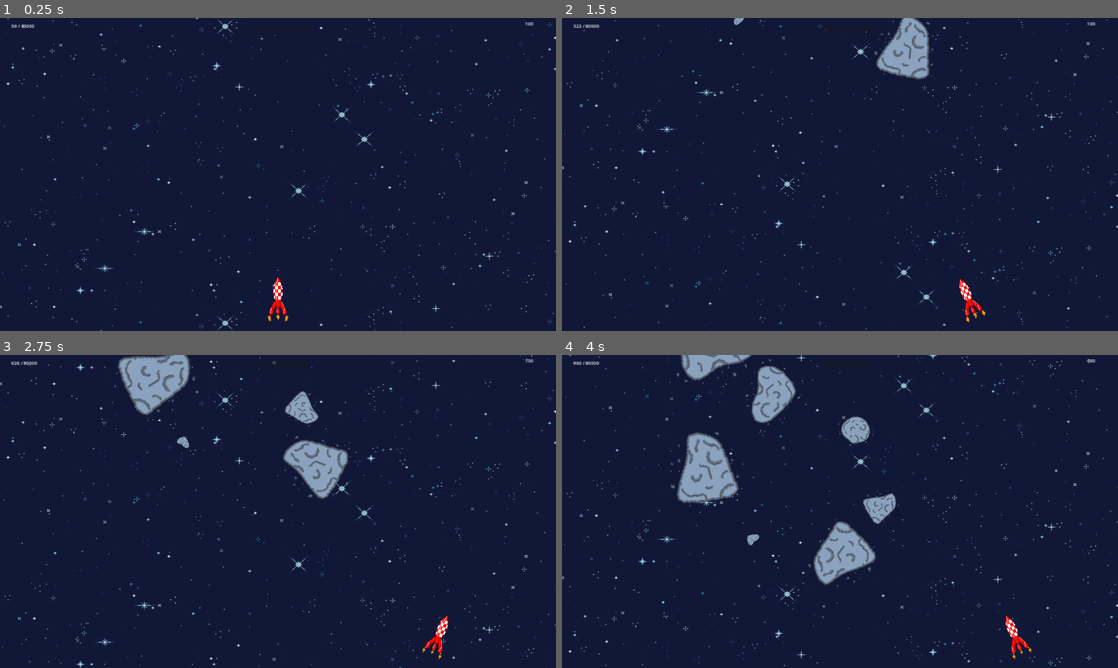
Above: before the commit, frames 1-4 (two rows, left to right).
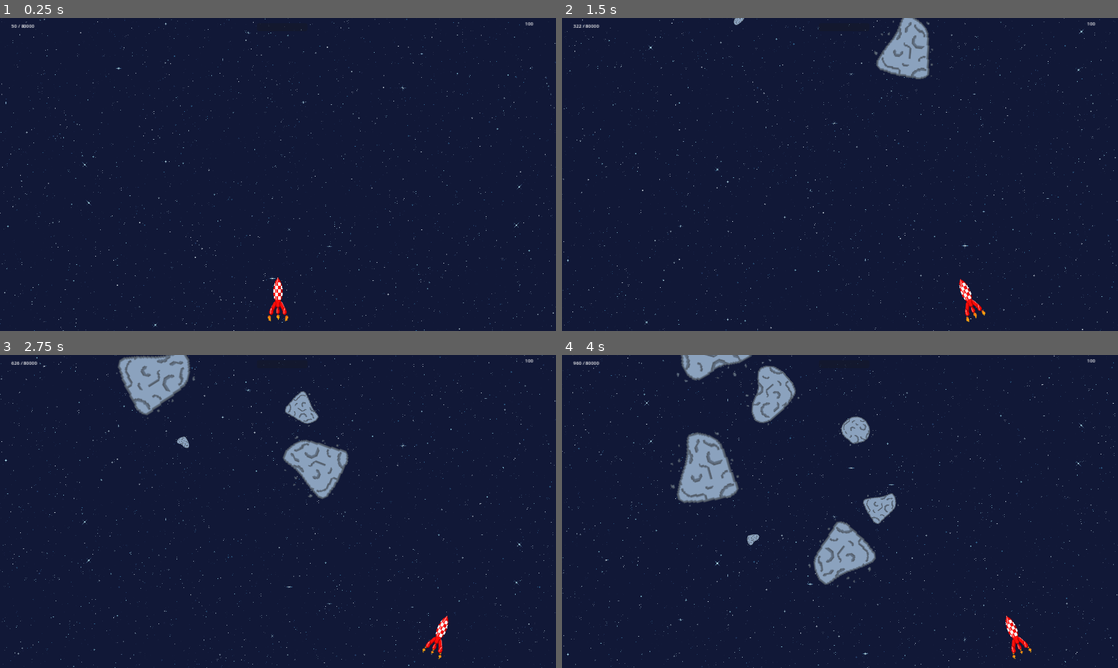
Above: after the commit, the same moments.

Repository: Zenika/tomato-rocket
Game: Godot game, scene res://scenes/race_screen.tscn
Same seed, same stepped clock (60 frames per second), same inputs: the game is played once before the commit and once after it.
Inputs:
- Up to frame 1 (0.25 s): no input
- Up to frame 2 (1.5 s): hold Right (move_right) 0.53-1.28 s; hold Space (boost) 0.53-1.28 s; hold Left (move_left) from 1.28 s (still down); tap Space (boost) at 1.35 s
- Up to frame 3 (2.75 s): release Left (move_left) at 2.03 s; hold Right (move_right) from 2.03 s (still down); hold Space (boost) from 2.03 s (still down)
- Up to frame 4 (4 s): release Space (boost) at 2.78 s; tap Space (boost) at 2.85 s; release Right (move_right) at 3.53 s; hold Left (move_left) from 3.53 s (still down); hold Space (boost) from 3.53 s (still down)

The runs differ from the first frame. In frame 1, 1.7% of the frame differs, in the area x 0-100%, y 0-100%; in frame 2, 1.7%; in frame 3, 1.7%; in frame 4, 1.7%.

Commit message:
fix: l'arrière plan ne donne plus envie de gerber

Diff:
--- a/objects/background.tscn
+++ b/objects/background.tscn
@@ -1,15 +1,14 @@
 [gd_scene load_steps=3 format=3 uid="uid://cfj6xv2xongn0"]
 
 [ext_resource type="Script" path="res://objects/background.gd" id="1_xo8cy"]
-[ext_resource type="Texture2D" uid="uid://brvsilyrwab7" path="res://resources/assets/background/Pixel Space Background.png" id="2_afux0"]
+[ext_resource type="Texture2D" uid="uid://c8xk27p43is3a" path="res://resources/assets/background/pixel_space_background.png" id="2_w45mr"]
 
 [node name="Background" type="ParallaxBackground"]
 script = ExtResource("1_xo8cy")
 
 [node name="ParallaxLayer" type="ParallaxLayer" parent="."]
-motion_mirroring = Vector2(1, 1024)
+motion_mirroring = Vector2(1, 1080)
 
 [node name="Sprite2D" type="Sprite2D" parent="ParallaxLayer"]
-position = Vector2(970, 564)
-scale = Vector2(3.24667, 2.82)
-texture = ExtResource("2_afux0")
+position = Vector2(960, 536)
+texture = ExtResource("2_w45mr")
Binary file removed: resources/assets/background/Pixel Space Background.png
Binary file added: resources/assets/background/pixel_space_background.png
Not shown, changed: resources/assets/background/pixel_space_background.png.import
Not shown: 1 places in scenes/race_screen.tscn that only renumber resources
